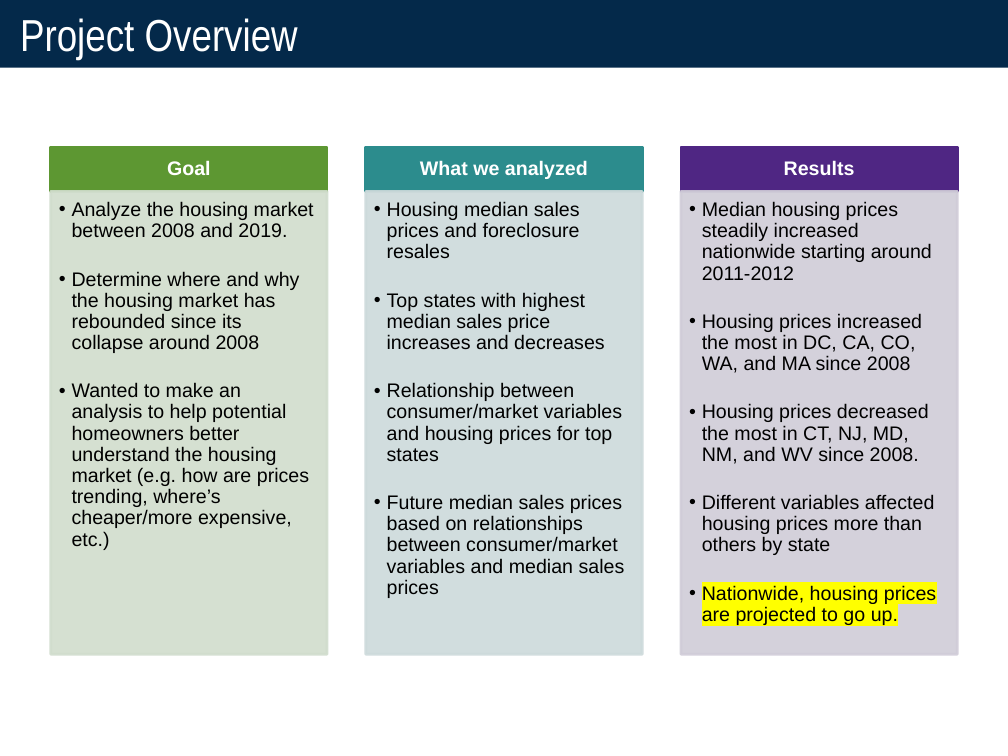
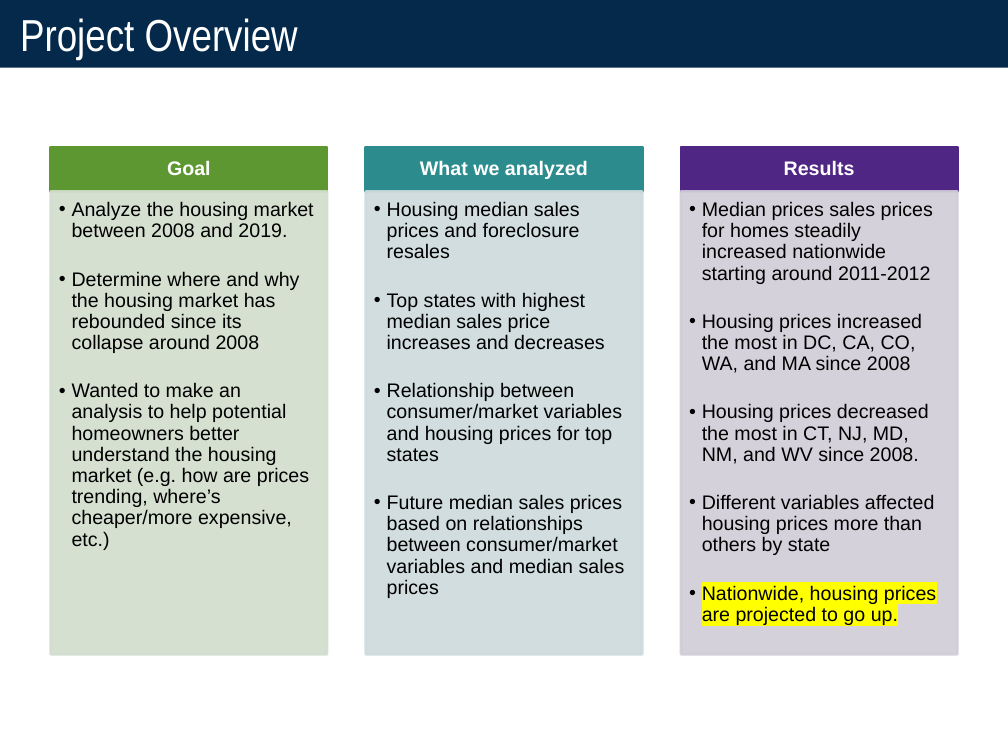
Before and after one commit to cmarchini19/US-Housing-Market-Analysis, a slide deck: slide 3 of Presentation and Analysis/US Housing Market Analysis_Draft_1-18-2020.pptx. Drawn at 1008x756 pixels with LibreOffice and Linux fonts; fonts in the diff are those of the drawing. Boxes give left, top, right and bottom in pixels: in the first picture for what was removed or moved away, otherwise in the second. Text is boxed around its words. In the diff, an @@ line names an element or a change of style, - is before the commit and + after.

```diff
--- a/Presentation and Analysis/US Housing Market Analysis_Draft_1-18-2020.pptx
+++ b/Presentation and Analysis/US Housing Market Analysis_Draft_1-18-2020.pptx
@@ text at (702,201,933,284): text changed @@
-  • Median housing prices steadily increased nationwide starting around 2011-2012
+  • Median prices sales prices for homes steadily increased nationwide starting around 2011-2012
```
Also in this commit, not shown: 2 other slides changed, 1 other file.
